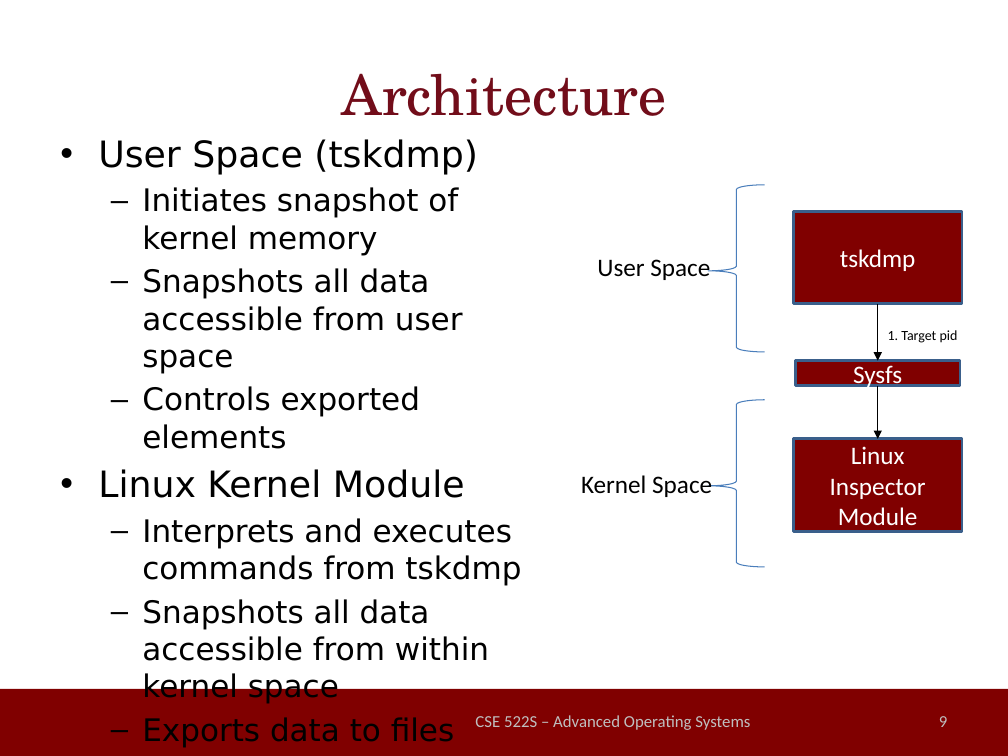
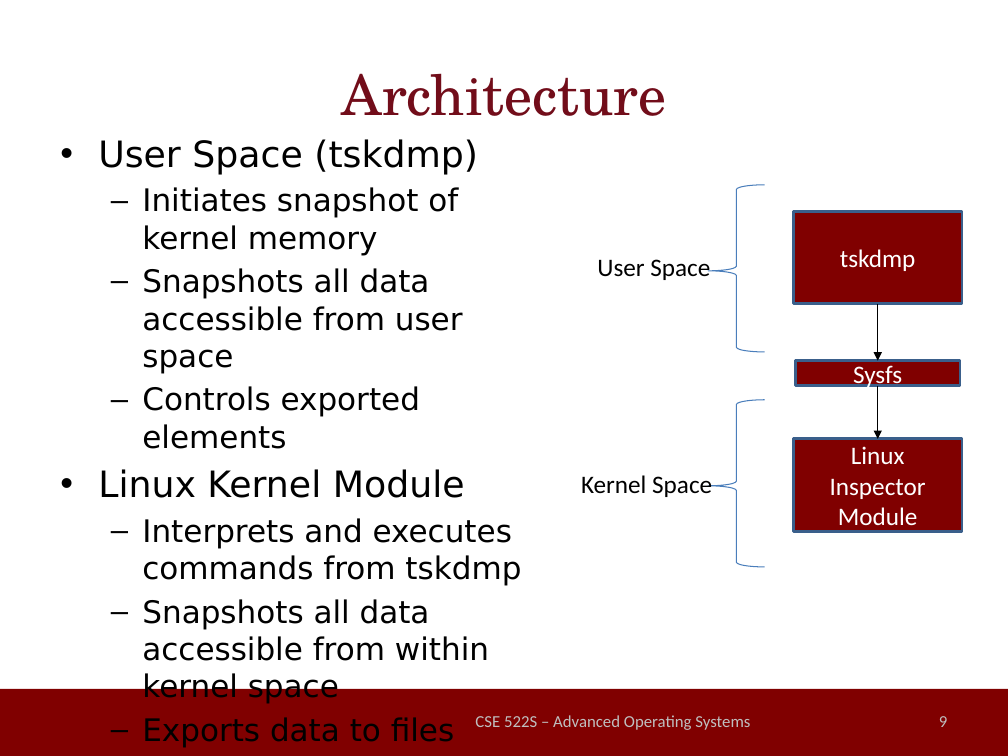
Before and after one commit to millerrt3/LinuxSuspendable, a slide deck: slide 9 of final_presentation.pptx. Drawn at 1008x756 pixels with LibreOffice and Linux fonts; fonts in the diff are those of the drawing; background and template pictures are left out. Boxes give left, top, right and bottom in pixels: in the first picture for what was removed or moved away, otherwise in the second. Text is boxed around its words. In the diff, an @@ line names an element or a change of style, - is before the commit and + after.

```diff
--- a/final_presentation.pptx
+++ b/final_presentation.pptx
@@ text removed at <box>888,330,958,343</box> @@
-1. Target pid
```
Also in this commit, not shown: 7 other slides changed, 4 slides added, 1 other file.
